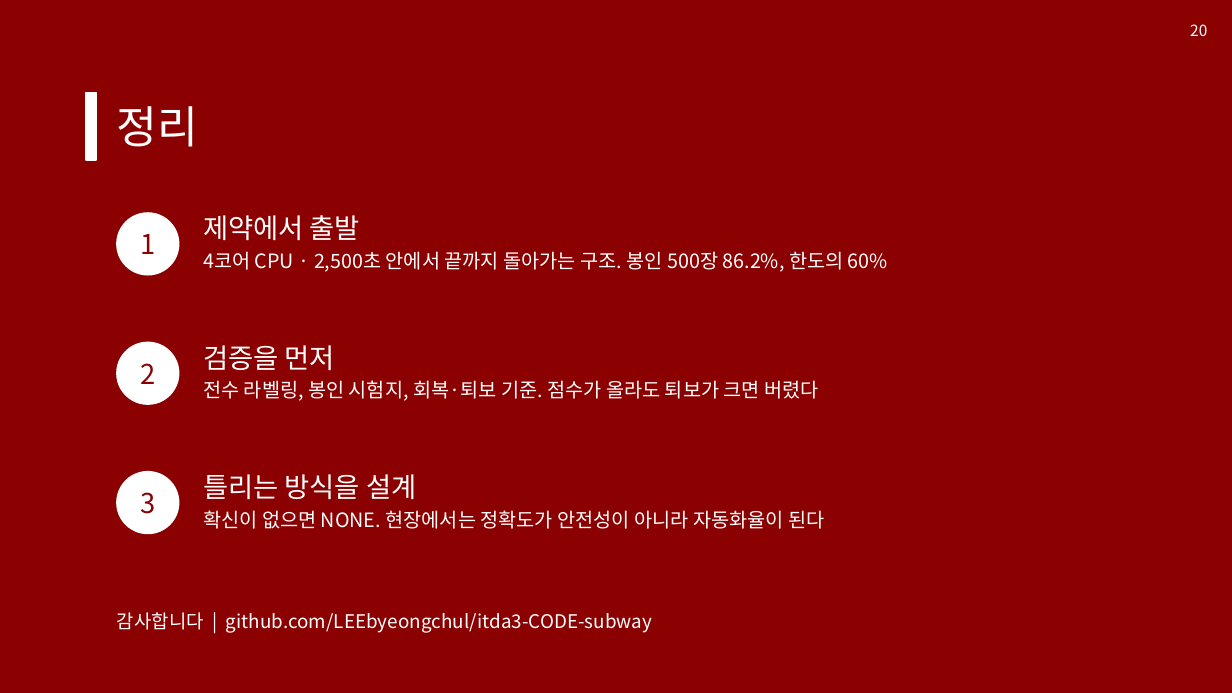
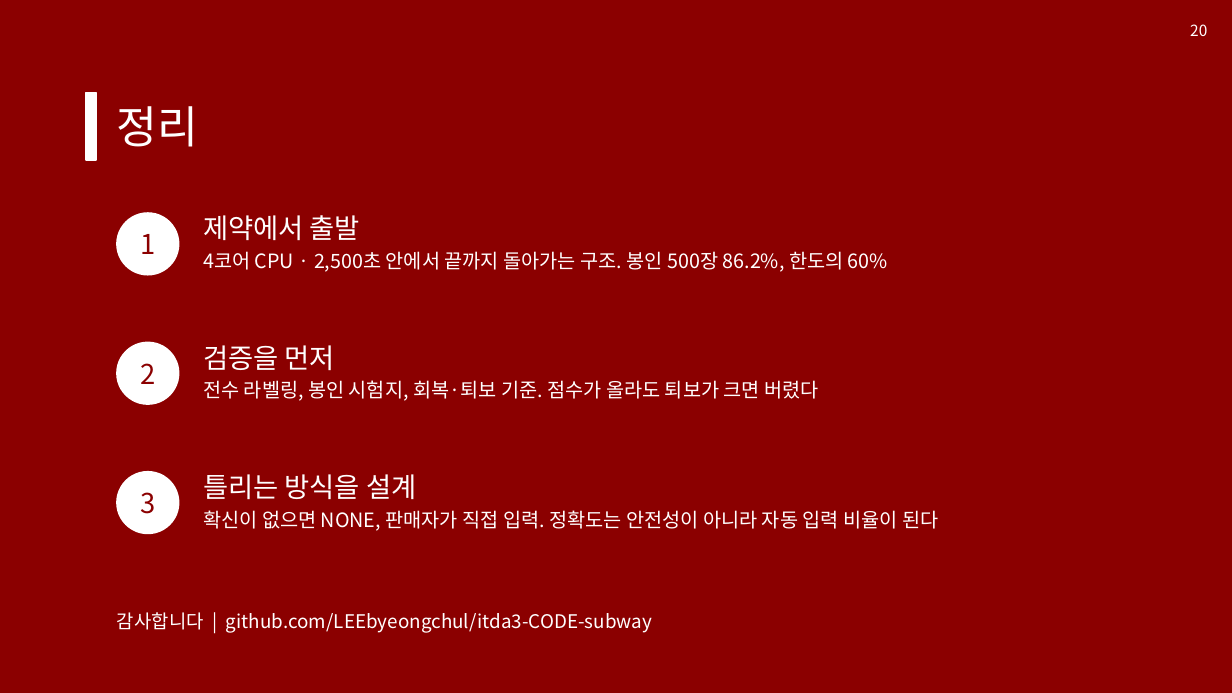
Before and after one commit to LEEbyeongchul/itda3-CODE-subway, a slide deck: slide 20 of 발표/[CODE]_서브웨이_본선발표.pptx. Drawn at 1232x693 pixels with LibreOffice and Linux fonts; fonts in the diff are those of the drawing. Boxes give left, top, right and bottom in pixels: in the first picture for what was removed or moved away, otherwise in the second. Text is boxed around its words. In the diff, an @@ line names an element or a change of style, - is before the commit and + after.

```diff
--- a/발표/[CODE]_서브웨이_본선발표.pptx
+++ b/발표/[CODE]_서브웨이_본선발표.pptx
@@ text at [203,510,938,531]: text changed @@
-확신이 없으면 NONE. 현장에서는 정확도가 안전성이 아니라 자동화율이 된다
+확신이 없으면 NONE, 판매자가 직접 입력. 정확도는 안전성이 아니라 자동 입력 비율이 된다
```
Also in this commit, not shown: 7 other slides changed, 5 other files.
